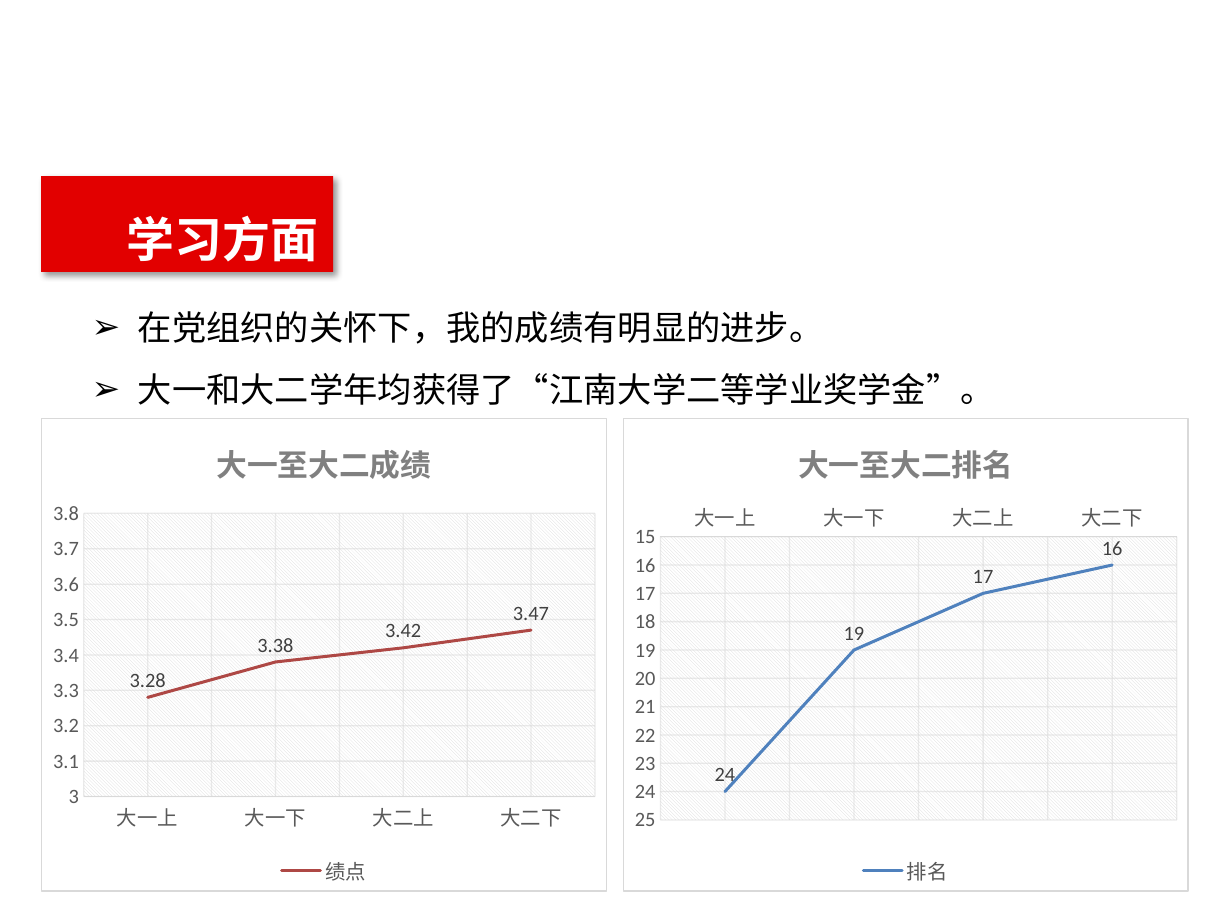
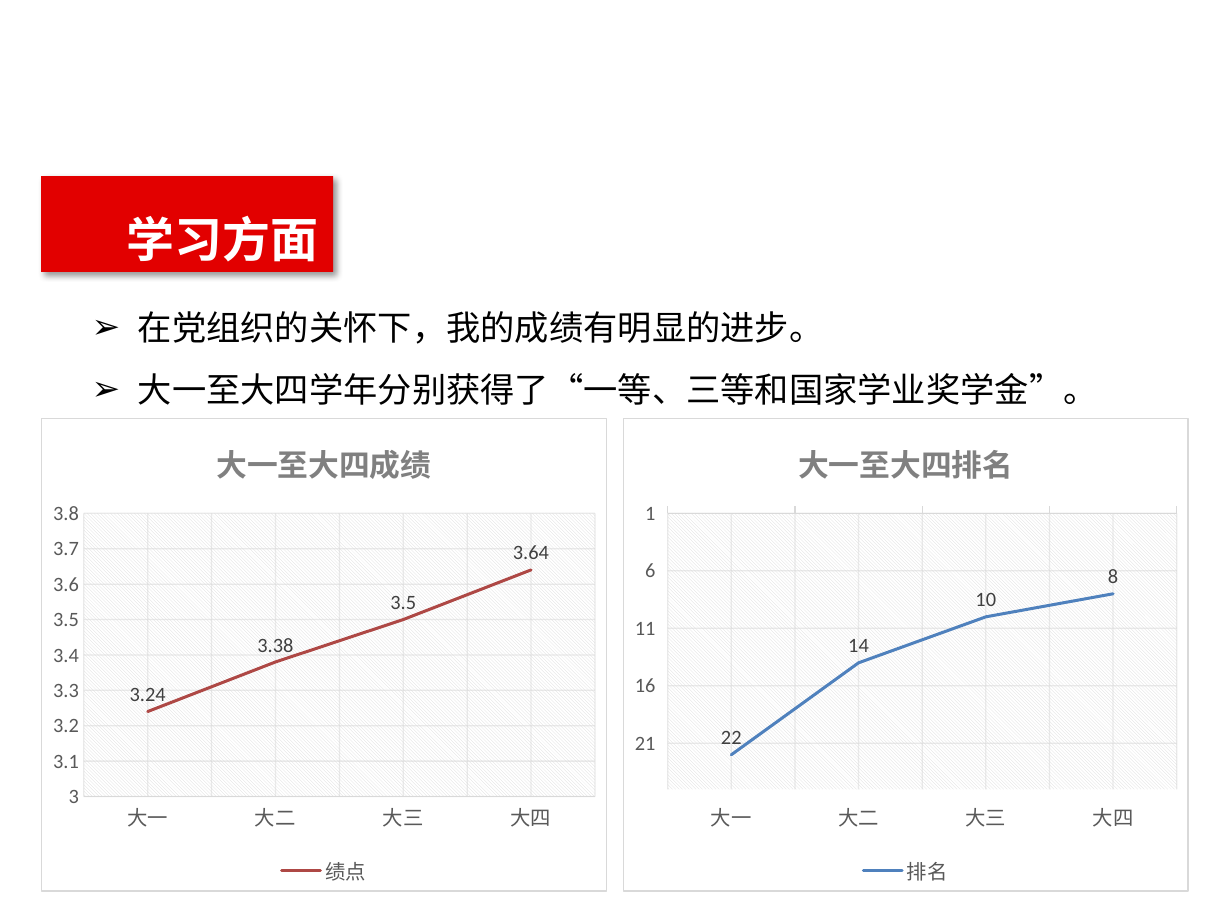
Before and after one commit to 342875289/----, a slide deck: slide 7 of 转正答辩/预备党员答辩.pptx. Drawn at 1232x924 pixels with LibreOffice and Linux fonts; fonts in the diff are those of the drawing; background and template pictures are left out. Boxes give left, top, right and bottom in pixels: in the first picture for what was removed or moved away, otherwise in the second. Text is boxed around its words. In the diff, an @@ line names an element or a change of style, - is before the commit and + after.

```diff
--- a/转正答辩/预备党员答辩.pptx
+++ b/转正答辩/预备党员答辩.pptx
@@ text at [138, 373, 1098, 405]: text changed @@
-➢ 大一和大二学年均获得了“江南大学二等学业奖学金”。
+➢ 大一至大四学年分别获得了“一等、三等和国家学业奖学金”。
@@ line chart at [41, 418, 606, 891] @@
@@ title "大一至大二成绩 " to "大一至大四成绩 " @@
-categories: 大一上, 大一下, 大二上, 大二下
+categories: 大一, 大二, 大三, 大四
-绩点: 3.28, 3.38, 3.42, 3.47
+绩点: 3.24, 3.38, 3.5, 3.64
@@ line chart at [623, 418, 1189, 891] @@
@@ title "大一至大二排名 " to "大一至大四排名 " @@
-categories: 大一上, 大一下, 大二上, 大二下
+categories: 大一, 大二, 大三, 大四
-排名: 24, 19, 17, 16
+排名: 22, 14, 10, 8
@@ category axis changed @@
@@ value axis changed @@
```
Also in this commit, not shown: 6 other slides changed, 1 slide removed, 1 other file.
